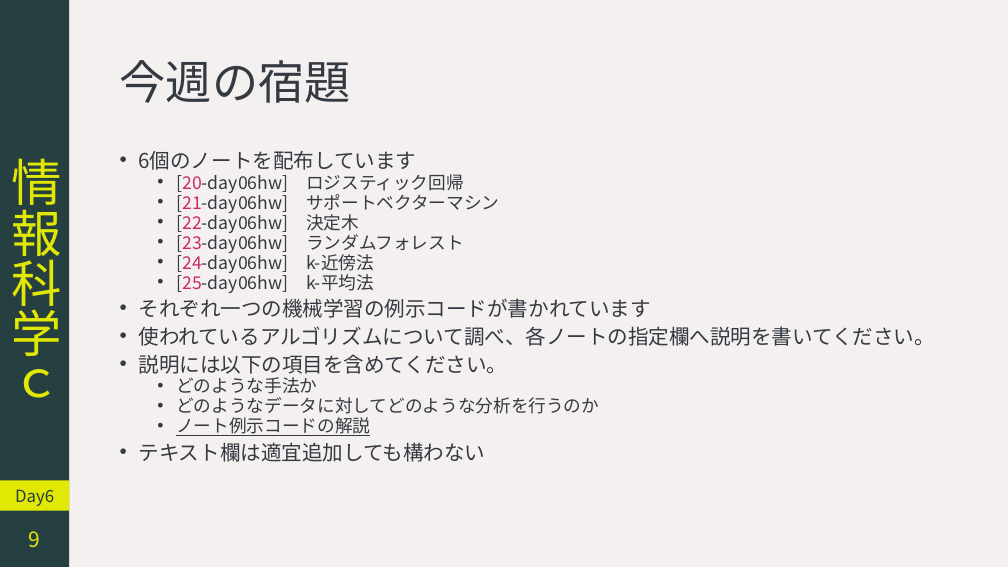
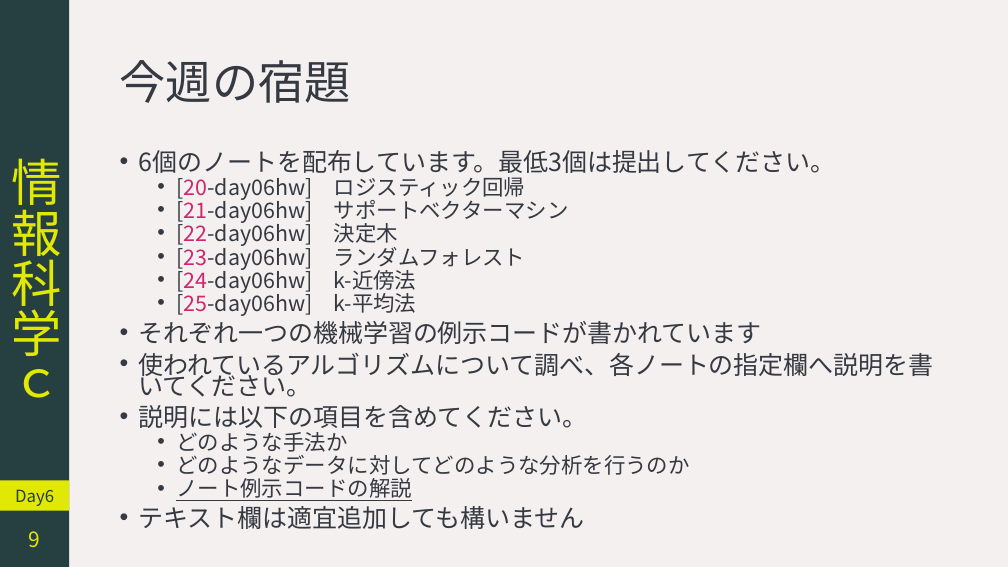
Before and after one commit to YokoyamaLab/PythonBasics, a slide deck: slide 9 of slides/computerScience_day6.pptx. Drawn at 1008x567 pixels with LibreOffice and Linux fonts; fonts in the diff are those of the drawing. Boxes give left, top, right and bottom in pixels: in the first picture for what was removed or moved away, otherwise in the second. Text is boxed around its words. In the diff, an @@ line names an element or a change of style, - is before the commit and + after.

```diff
--- a/slides/computerScience_day6.pptx
+++ b/slides/computerScience_day6.pptx
@@ text at (139, 150, 836, 173): text changed; size 19.6 to 23.8 pt @@
-• 6個のノートを配布しています
+• 6個のノートを配布しています。最低3個は提出してください。
@@ text at (139, 177, 934, 501): size 16.8 to 20.4 pt in "[20-day06hw] ロジスティック回帰", "[21-day06hw] サポートベクターマシン", "[22-day06hw] 決定木", "[23-day06hw] ランダムフォレスト" and 5 more places; size 19.6 to 23.8 pt in "それぞれ一つの機械学習の例示コードが書かれています", "使われているアルゴリズムについて調べ、各ノートの指定欄へ説明を書いてください。", "説明には以下の項目を含めてください。" @@
@@ text at (139, 506, 585, 529): text changed; size 19.6 to 23.8 pt @@
-• テキスト欄は適宜追加しても構わない
+• テキスト欄は適宜追加しても構いません
```
